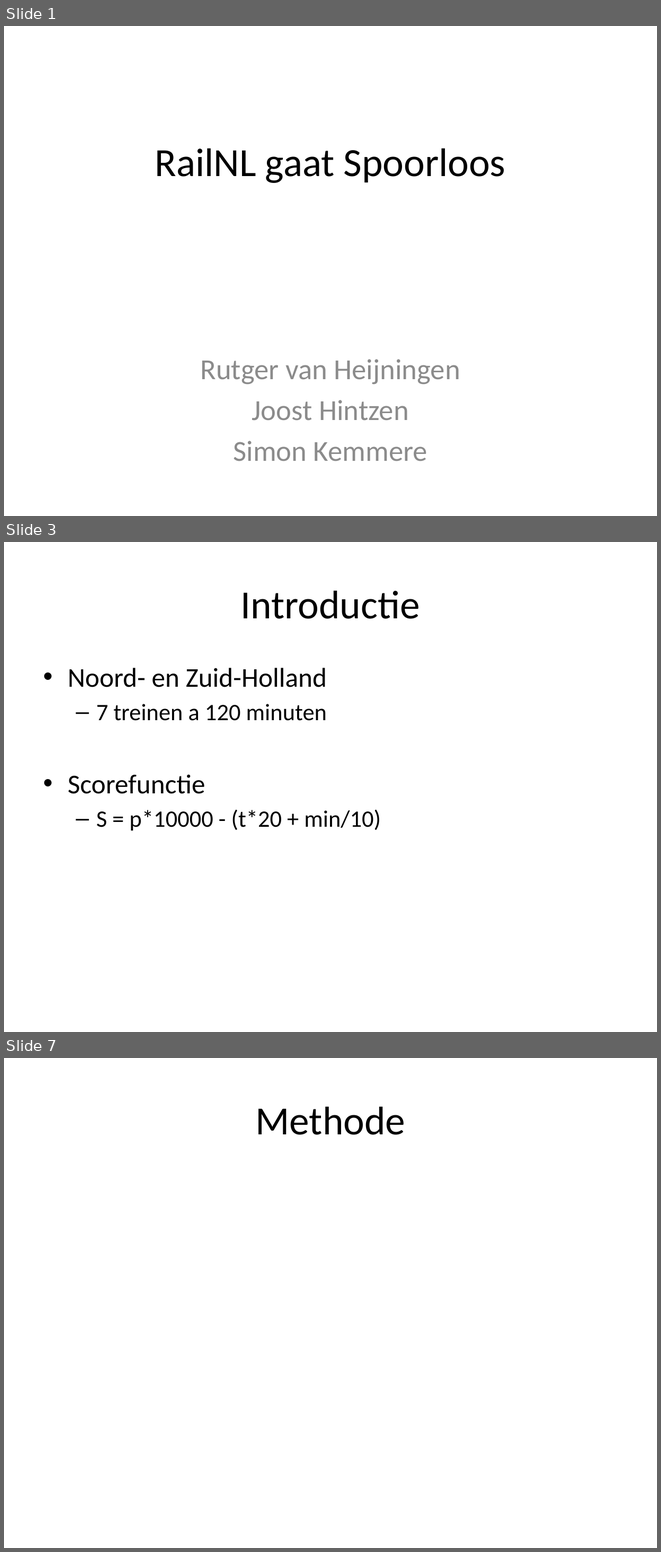
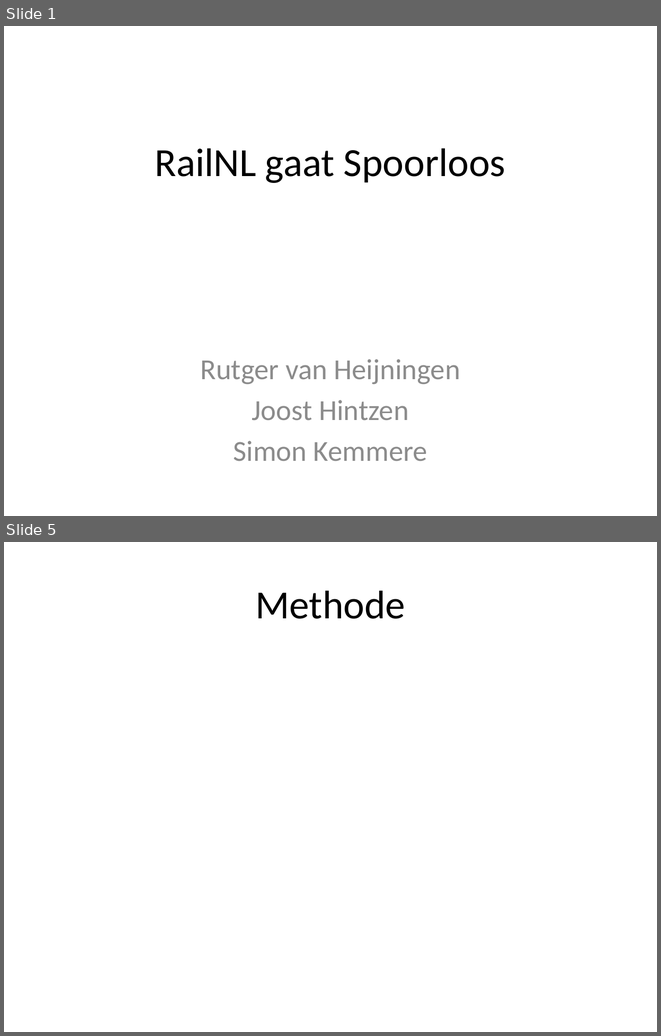
Before and after one commit to joosthintzen40/railNL, a slide deck: Presentaties/Eindpresentatie.pptx. Shown one above the other, each under a label of ours: slides 1, 3 and 7 before the commit, slides 1 and 5 after it; the slides between them are not shown. The pictures are 661x1552 and 661x1036 pixels, drawn with LibreOffice and Linux fonts; fonts in the diff are those of the drawing; background and template pictures are left out. Boxes give left, top, right and bottom in pixels: in the first picture for what was removed or moved away, otherwise in the second. Text is boxed around its words. In the diff, an @@ line names an element or a change of style, - is before the commit and + after.

```diff
--- a/Presentaties/Eindpresentatie.pptx
+++ b/Presentaties/Eindpresentatie.pptx
@@ slide 3 removed at (4,542,657,1032), background picture (left out) @@
@@ title removed at (241,590,420,619) @@
-Introductie
@@ text removed at (68,668,381,831) @@
-• Noord- en Zuid-Holland
-  – 7 treinen a 120 minuten
-• Scorefunctie
-  – S = p*10000 - (t*20 + min/10)
@@ what was slide 7 is now slide 5 @@
```
Also in this commit, not shown: 2 slides changed, 1 slide added, 2 other slides removed, 3 other files.
